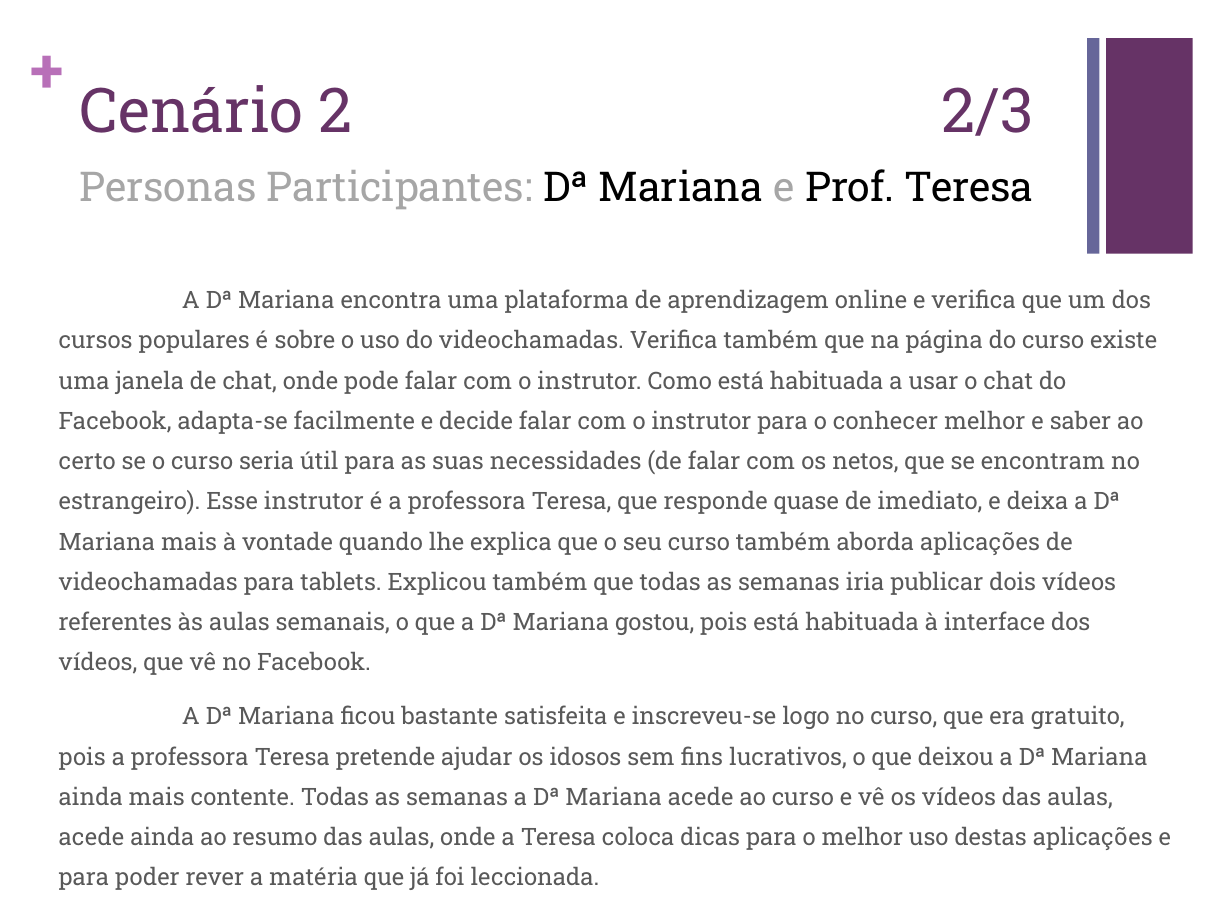
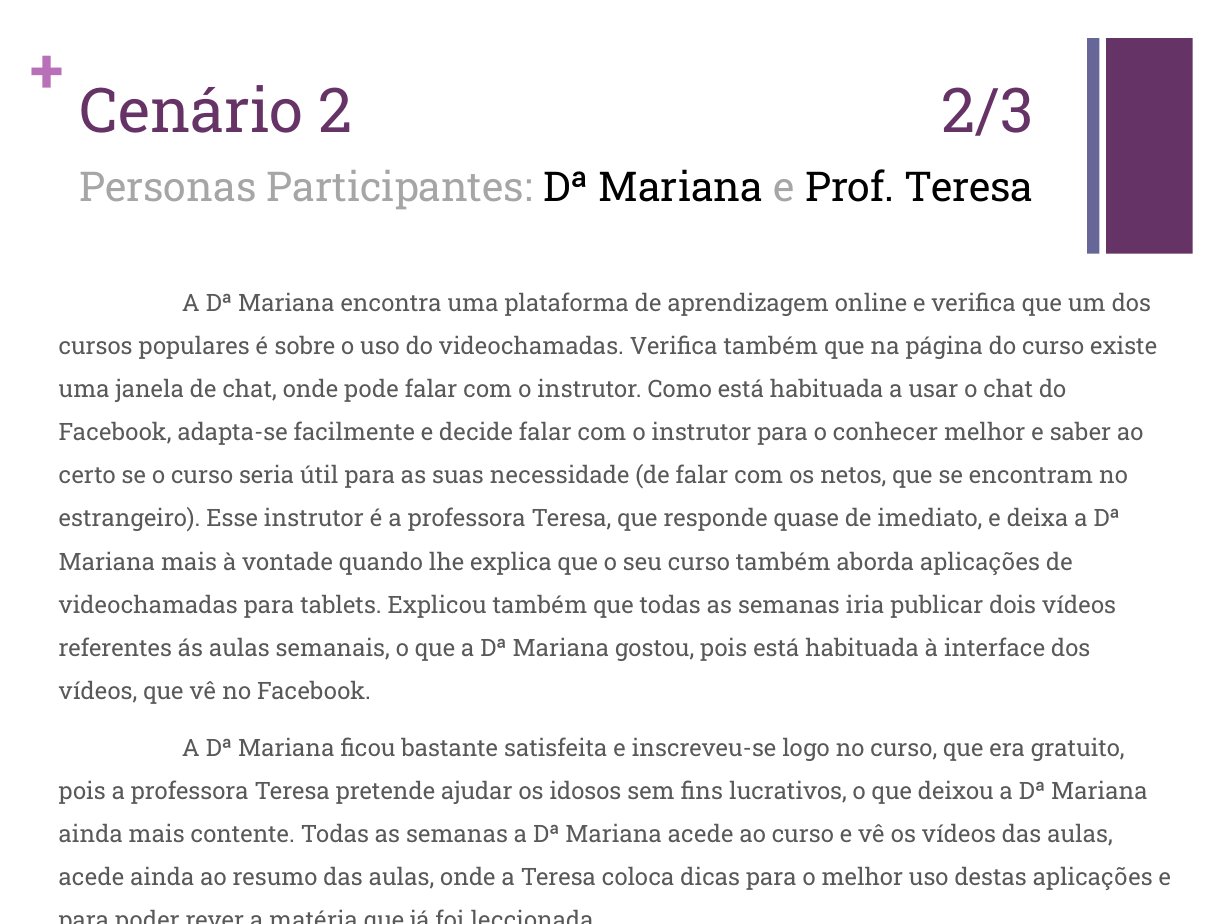
Before and after one commit to carboned4/C_C_U-2015-10, a slide deck: slide 9 of Aula 05/G10 - Apresentacao - Lab05.pptx. Drawn at 1232x924 pixels with LibreOffice and Linux fonts; fonts in the diff are those of the drawing. Boxes give left, top, right and bottom in pixels: in the first picture for what was removed or moved away, otherwise in the second. Text is boxed around its words. In the diff, an @@ line names an element or a change of style, - is before the commit and + after.

```diff
--- a/Aula 05/G10 - Apresentacao - Lab05.pptx
+++ b/Aula 05/G10 - Apresentacao - Lab05.pptx
@@ text at (x1=59, y1=292, x2=1157, y2=704): text changed @@
-A Dª Mariana encontra uma plataforma de aprendizagem online e verifica que um dos cursos populares é sobre o uso do videochamadas. Verifica também que na página do curso existe uma janela de chat, onde pode falar com o instrutor. Como está habituada a usar o chat do Facebook, adapta-se facilmente e decide falar com o instrutor para o conhecer melhor e saber ao certo se o curso seria útil para as suas necessidades (de falar com os netos, que se encontram no estrangeiro). Esse instrutor é a professora Teresa, que responde quase de imediato, e deixa a Dª Mariana mais à vontade quando lhe explica que o seu curso também aborda aplicações de videochamadas para tablets. Explicou também que todas as semanas iria publicar dois vídeos referentes às aulas semanais, o que a Dª Mariana gostou, pois está habituada à interface dos vídeos, que vê no Facebook.
+A Dª Mariana encontra uma plataforma de aprendizagem online e verifica que um dos cursos populares é sobre o uso do videochamadas. Verifica também que na página do curso existe uma janela de chat, onde pode falar com o instrutor. Como está habituada a usar o chat do Facebook, adapta-se facilmente e decide falar com o instrutor para o conhecer melhor e saber ao certo se o curso seria útil para as suas necessidade (de falar com os netos, que se encontram no estrangeiro). Esse instrutor é a professora Teresa, que responde quase de imediato, e deixa a Dª Mariana mais à vontade quando lhe explica que o seu curso também aborda aplicações de videochamadas para tablets. Explicou também que todas as semanas iria publicar dois vídeos referentes ás aulas semanais, o que a Dª Mariana gostou, pois está habituada à interface dos vídeos, que vê no Facebook.
@@ text at (x1=59, y1=737, x2=1171, y2=890): line spacing 1.4 to 1.5 @@
```
Also in this commit, not shown: 4 other slides changed, 1 slide added, 2 other files.
